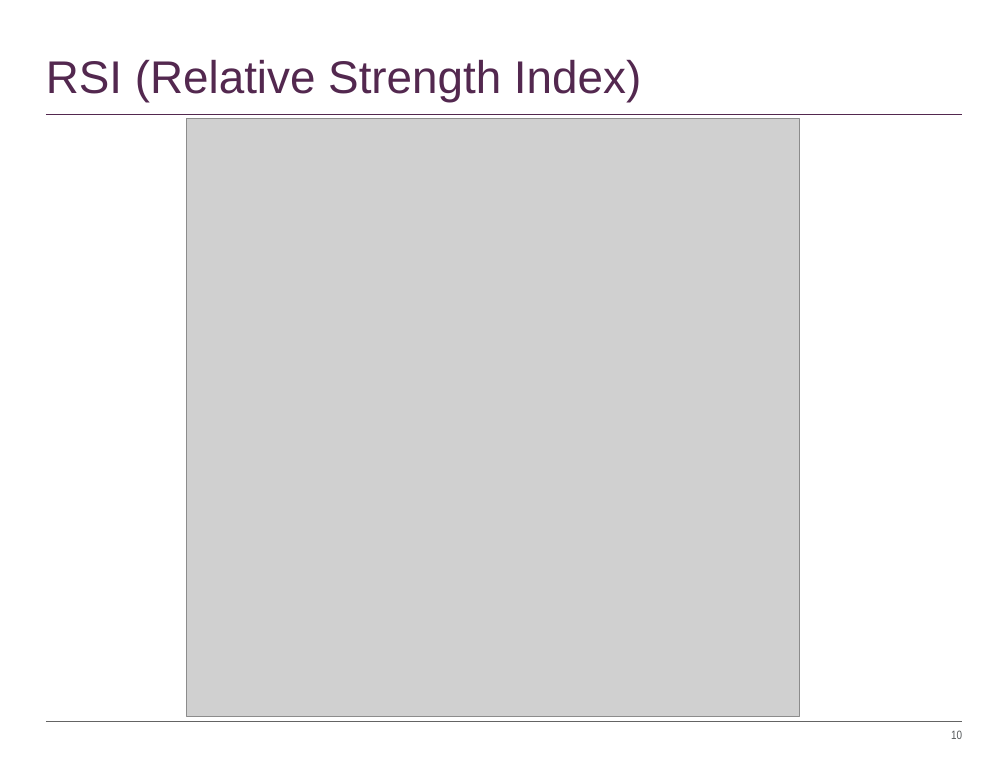
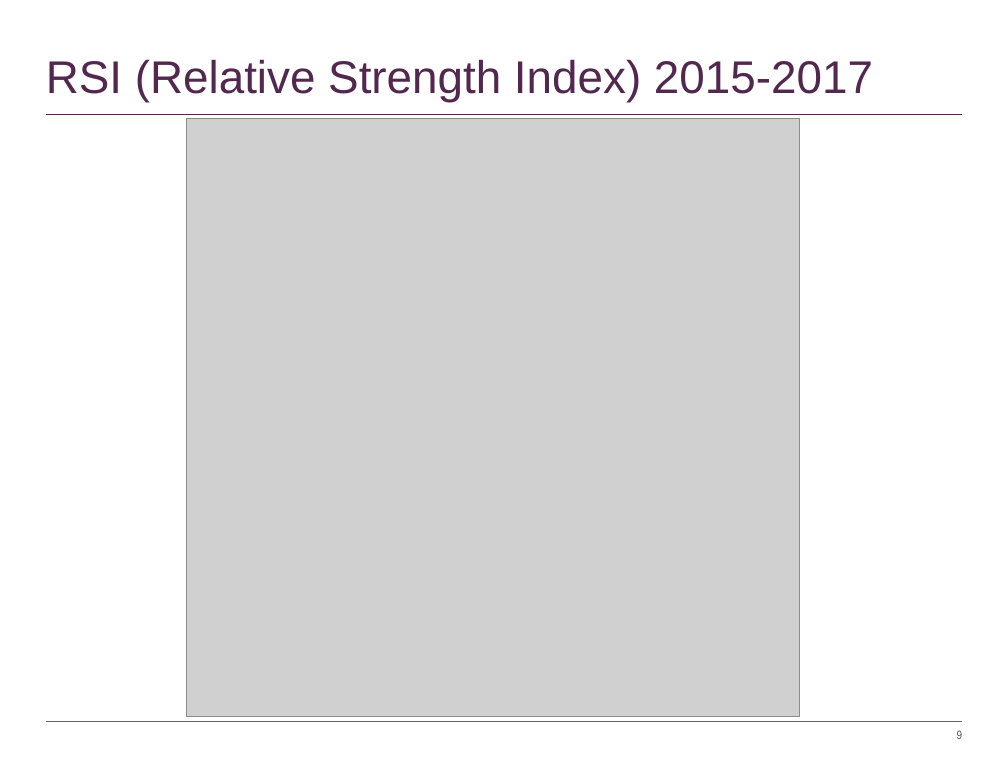
Before and after one commit to timothyyu/pr1-apple-stock-analysis, a slide deck: slide 9 of DataScience Project-One_Rutgers.pptx (slide 10 before the commit). Drawn at 1008x779 pixels with LibreOffice and Linux fonts; fonts in the diff are those of the drawing; grey boxes stand for pictures. Boxes give left, top, right and bottom in pixels: in the first picture for what was removed or moved away, otherwise in the second. Text is boxed around its words. In the diff, an @@ line names an element or a change of style, - is before the commit and + after.

```diff
--- a/DataScience Project-One_Rutgers.pptx
+++ b/DataScience Project-One_Rutgers.pptx
@@ title at (x1=46, y1=59, x2=873, y2=102): text changed @@
-RSI (Relative Strength Index)
+RSI (Relative Strength Index) 2015-2017
@@ page number at (x1=957, y1=730, x2=963, y2=739): text changed @@
-10
+9
```
Also in this commit, not shown: 5 other slides changed, 1 slide removed, 1 other file.
